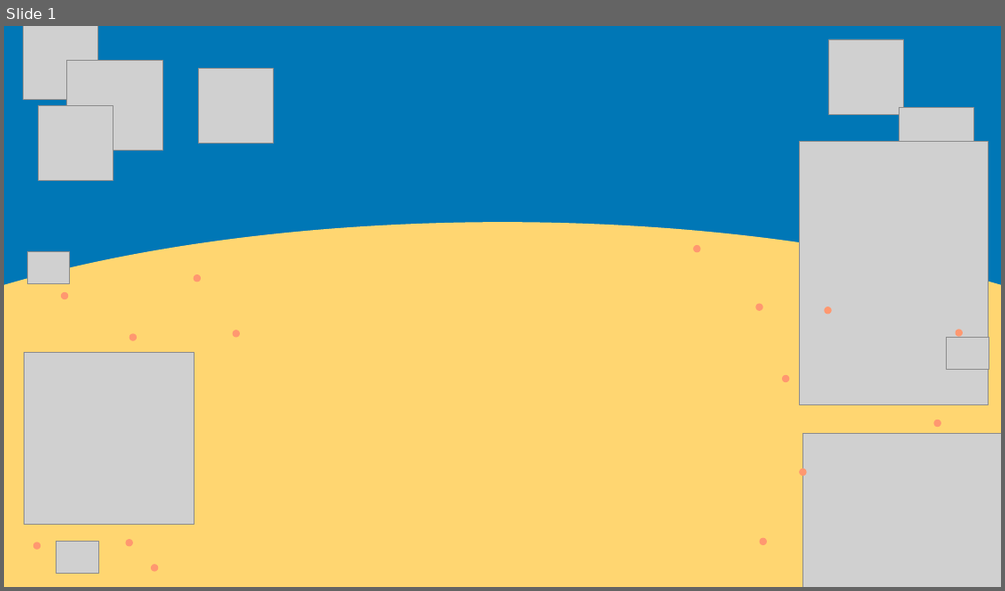
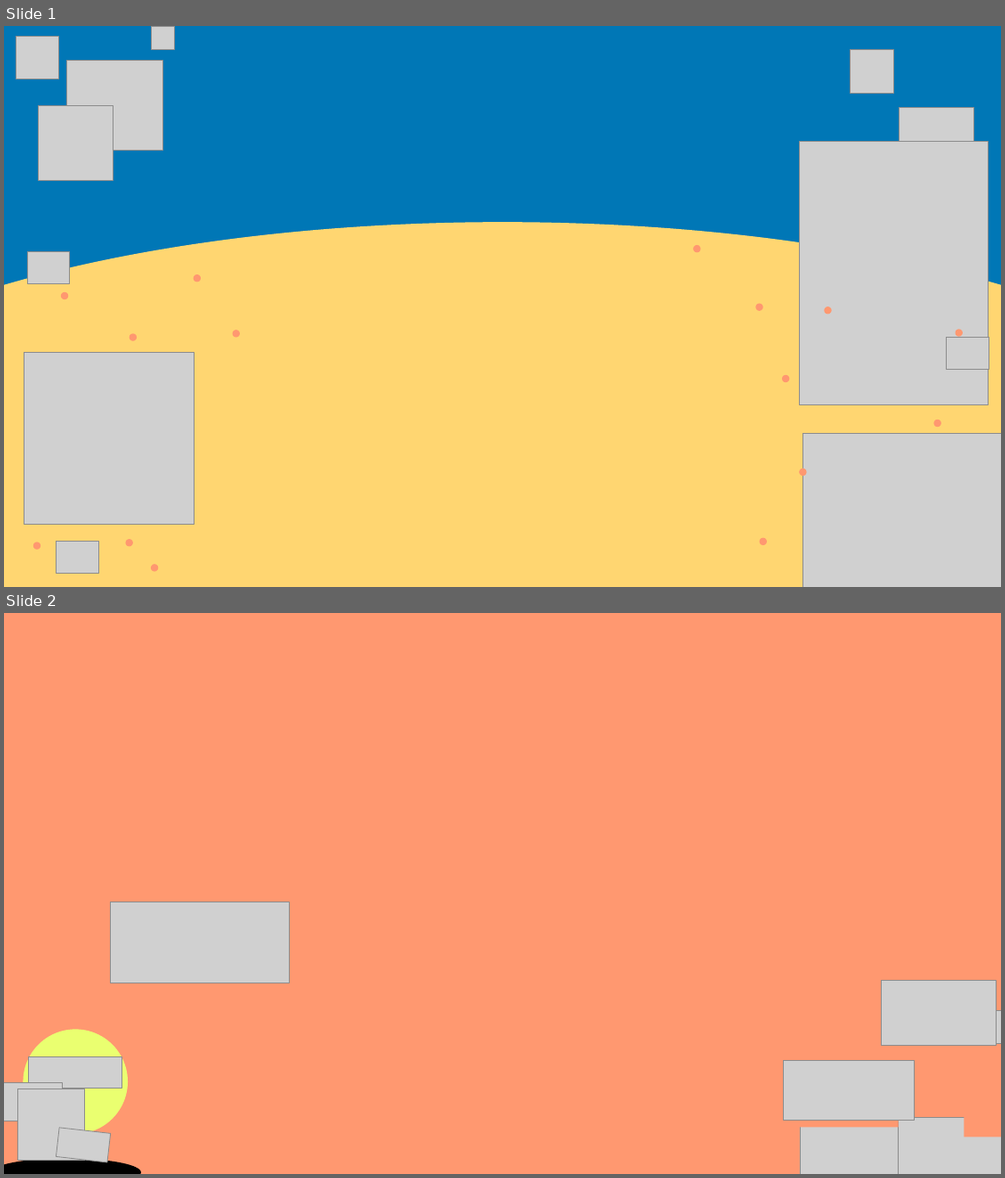
Before and after one commit to theCaiGuy/dartyti.me, a slide deck: static/backgrounds.pptx. Shown one above the other, each under a label of ours: slide 1 before the commit, slides 1 and 2 after it. The pictures are 1005x591 and 1005x1178 pixels, drawn with LibreOffice and Linux fonts; fonts in the diff are those of the drawing; grey boxes stand for pictures. Boxes give left, top, right and bottom in pixels: in the first picture for what was removed or moved away, otherwise in the second. Text is boxed around its words. In the diff, an @@ line names an element or a change of style, - is before the commit and + after.

```diff
--- a/static/backgrounds.pptx
+++ b/static/backgrounds.pptx
@@ slide 2 added at [4,613,1001,1174], background #FFFFFF @@
@@ rectangle added at [4,613,1001,1174], fill #FF9870 @@
@@ picture added at [110,901,290,983] @@
@@ picture added at [882,981,996,1046] @@
@@ picture added at [960,1010,1001,1043] @@
@@ ellipse added at [24,1029,128,1134], fill #EAFF70 @@
@@ picture added at [29,1056,122,1088] @@
@@ picture added at [784,1061,914,1121] @@
@@ picture added at [4,1083,63,1121] @@
@@ picture added at [17,1089,85,1160] @@
@@ rectangle added at [793,1095,898,1127], fill #FF9870 @@
@@ picture added at [800,1101,898,1174] @@
@@ picture added at [846,1118,1001,1174] @@
@@ rectangle added at [964,1114,1001,1137], fill #FF9870 @@
@@ picture added at [57,1127,111,1162] @@
@@ ellipse added at [4,1159,141,1174], fill #000000 @@
@@ slide 1 changed as well @@
@@ picture: place and size @@
-picture at [24,26,98,99]
+picture at [16,37,58,79]
@@ picture: place and size @@
-picture at [198,69,273,143]
+picture at [152,26,175,49]
@@ picture: place and size @@
-picture at [829,39,904,114]
+picture at [850,49,893,93]
```
Also in this commit, not shown: 1 other slide added, 2 slides removed, 11 other files.
